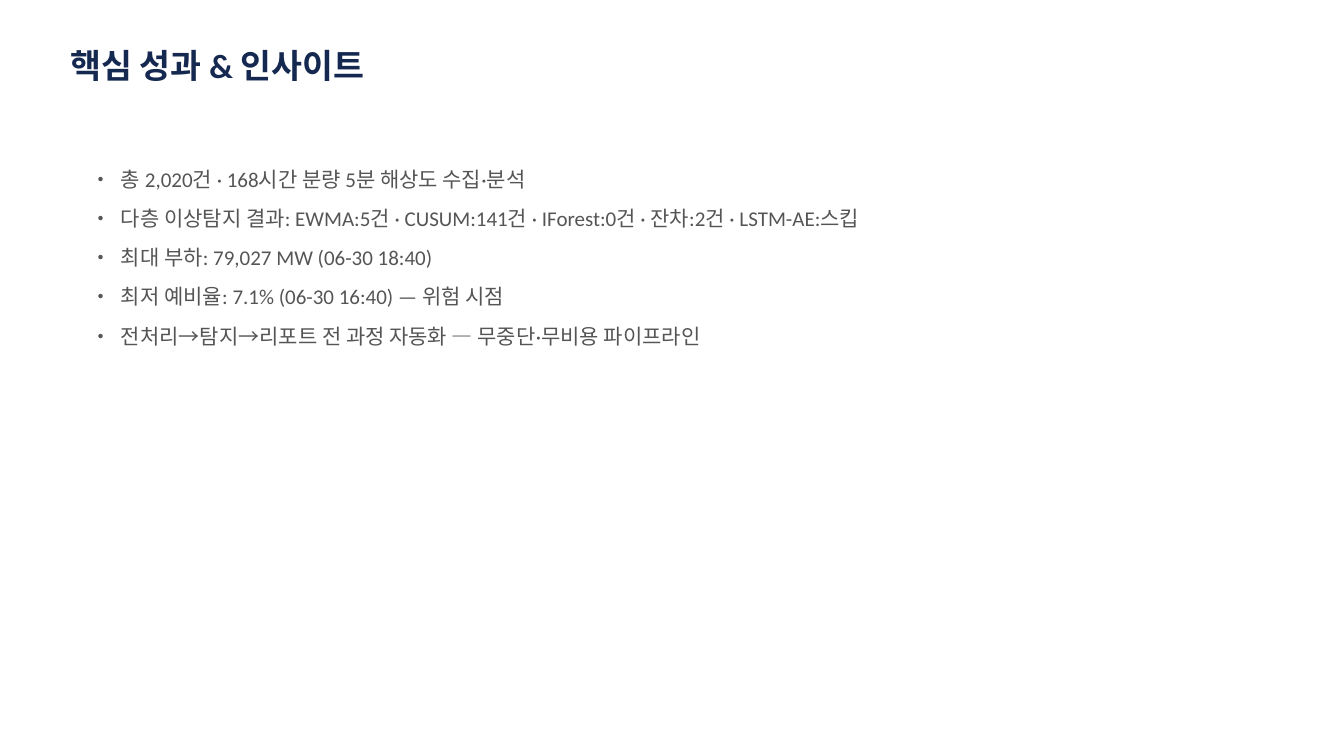
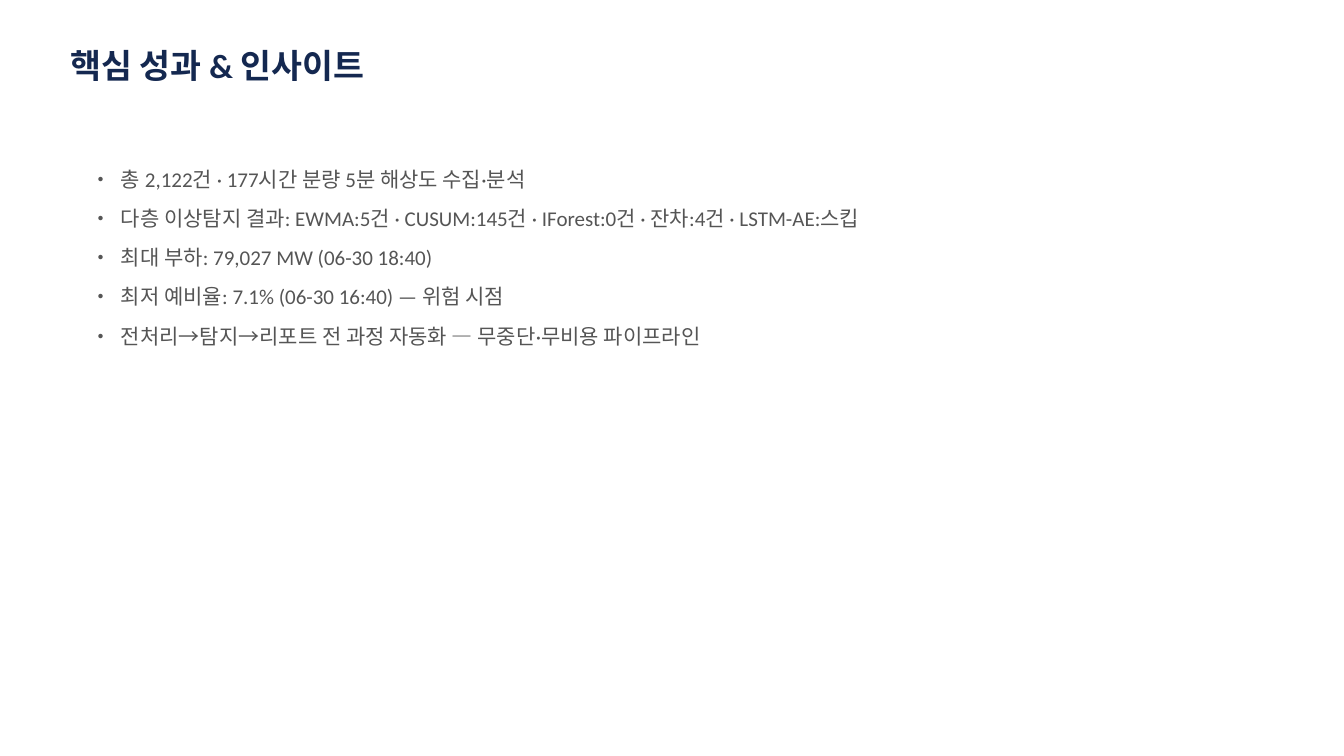
Before and after one commit to robinho0329/power-grid-anomaly-monitor, a slide deck: slide 9 of reports/portfolio/2026-07-06.pptx. Drawn at 1344x756 pixels with LibreOffice and Linux fonts; fonts in the diff are those of the drawing. Boxes give left, top, right and bottom in pixels: in the first picture for what was removed or moved away, otherwise in the second. Text is boxed around its words. In the diff, an @@ line names an element or a change of style, - is before the commit and + after.

```diff
--- a/reports/portfolio/2026-07-06.pptx
+++ b/reports/portfolio/2026-07-06.pptx
@@ text at <box>121,169,859,228</box>: text changed @@
-• 총 2,020건 · 168시간 분량 5분 해상도 수집·분석
-• 다층 이상탐지 결과: EWMA:5건 · CUSUM:141건 · IForest:0건 · 잔차:2건 · LSTM-AE:스킵
+• 총 2,122건 · 177시간 분량 5분 해상도 수집·분석
+• 다층 이상탐지 결과: EWMA:5건 · CUSUM:145건 · IForest:0건 · 잔차:4건 · LSTM-AE:스킵
```
Also in this commit, not shown: 1 other slide changed, 1 other file.
